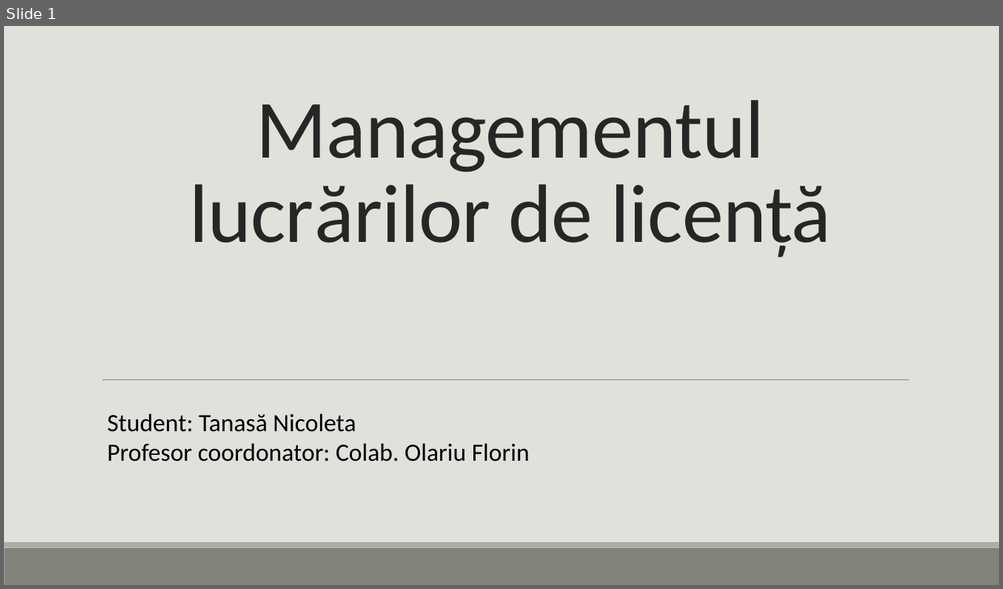
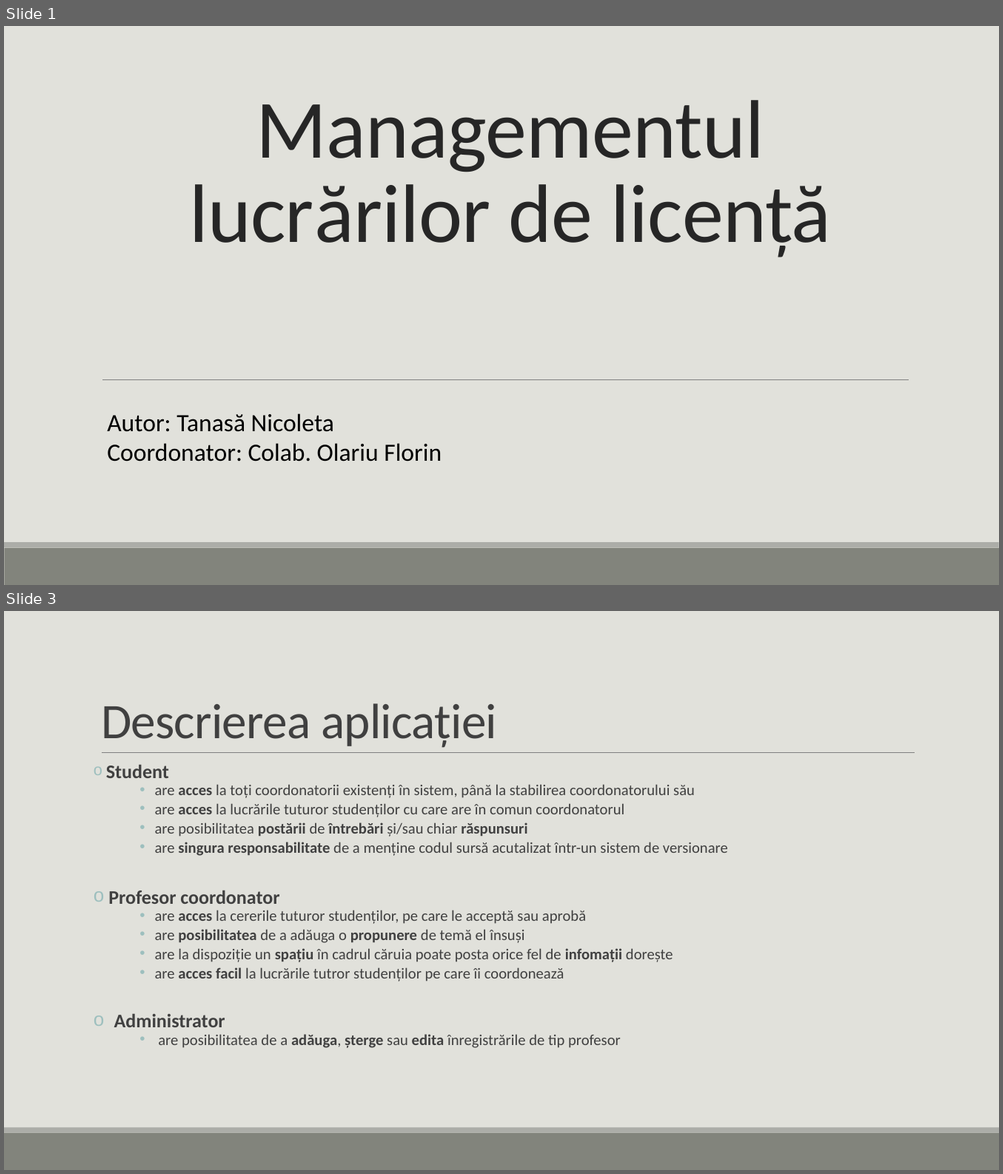
Before and after one commit to Tanasa-Nicoleta/bachelorManagement, a slide deck: Documents/ppt and video/Bachelor Degree Management.pptx. Shown one above the other, each under a label of ours: slide 1 before the commit, slides 1 and 3 after it; the slides between them are not shown. The pictures are 1003x589 and 1003x1174 pixels, drawn with LibreOffice and Linux fonts; fonts in the diff are those of the drawing. Boxes give left, top, right and bottom in pixels: in the first picture for what was removed or moved away, otherwise in the second. Text is boxed around its words. In the diff, an @@ line names an element or a change of style, - is before the commit and + after.

```diff
--- a/Documents/ppt and video/Bachelor Degree Management.pptx
+++ b/Documents/ppt and video/Bachelor Degree Management.pptx
@@ slide 3 added at bbox=[4, 611, 999, 1170], background #E1E1DB; not listed: 2 template elements that a slide beside it also shows @@
@@ title added at bbox=[101, 703, 497, 748], 48 pt, text #404040 @@
+Descrierea aplicației
@@ line added from (102, 753) to (915, 753), #808080 0.5 pt @@
@@ text added at bbox=[106, 764, 728, 1048], 14.7 pt, text #404040 @@
+o Student
+      • are acces la toți coordonatorii existenți în sistem, până la stabilirea coordonatorului său
+      • are acces la lucrările tuturor studenților cu care are în comun coordonatorul
+      • are posibilitatea postării de întrebări și/sau chiar răspunsuri
+      • are singura responsabilitate de a menține codul sursă acutalizat într-un sistem de versionare
+o Profesor coordonator
+      • are acces la cererile tuturor studenților, pe care le acceptă sau aprobă
+      • are posibilitatea de a adăuga o propunere de temă el însuși
+      • are la dispoziție un spațiu în cadrul căruia poate posta orice fel de infomații dorește
+      • are acces facil la lucrările tutror studenților pe care îi coordonează
+o Administrator
+      • are posibilitatea de a adăuga, șterge sau edita înregistrările de tip profesor
@@ slide 1 changed as well @@
@@ text at bbox=[107, 414, 441, 462]: text changed @@
-Student: Tanasă Nicoleta
-Profesor coordonator: Colab. Olariu Florin
+Autor: Tanasă Nicoleta
+Coordonator: Colab. Olariu Florin
```
Also in this commit, not shown: 3 other slides changed, 1 other slide added, 6 slides removed, 23 other files.
